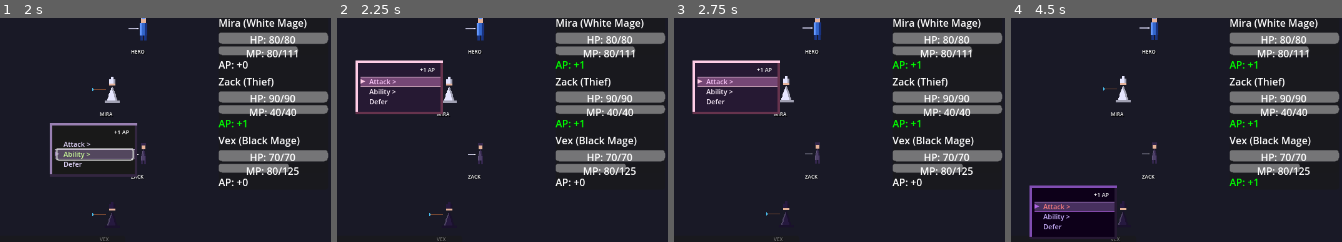
Above: before the commit, frames 1-4 (left to right).
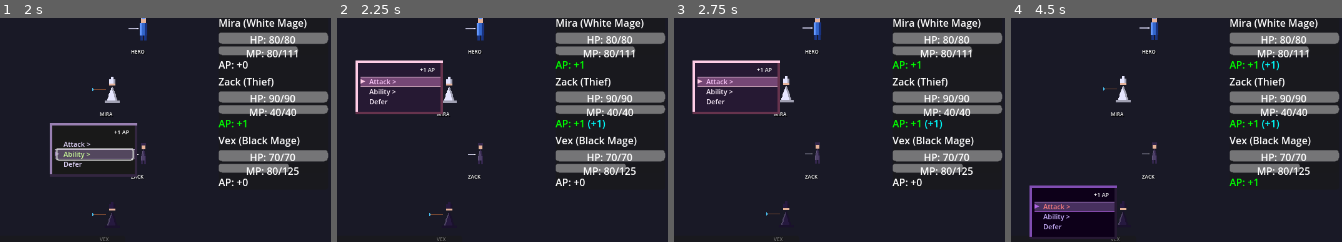
Above: after the commit, the same moments.

Repository: struktured-labs/cowardly-irregular
Game: Godot game, scene res://src/GameLoop.tscn
The game is run twice, just before and just after one commit, with the same random seed, the same clock (stepped at 60 frames per second) and the same inputs.
Inputs (mouse positions are % of the whole screen's width and height, from its top left):
- Up to frame 1 (2 s): click (64, 49) at 0.52 s; click (64, 51) at 1.27 s
- Up to frame 2 (2.25 s): click (64, 54) at 2.02 s
- Up to frame 3 (2.75 s): no input
- Up to frame 4 (4.5 s): click (60, 35) at 2.77 s; click (60, 37) at 3.52 s; click (60, 40) at 4.27 s
The pictures show only the part of the screen within x 50-100%, y 21-71%; the shares and areas given below are measured in that part.

Frame 1 is identical in both runs. In frame 2, less than 0.1% of the frame differs, in the area x 75-81%, y 45-50%; in frame 3, less than 0.1%; in frame 4, 0.2%, in the area x 75-81%, y 19-50%.
Error in both runs: Cannot call method 'stop' on a previously freed instance. (res://src/ui/Win98Menu.gd:647)

Commit message:
Polish CTB battle UI and fix menu cleanup
- Show committed AP cost on side party widget:
  - Defer: "AP: +1 (+1)" in cyan (keeping natural gain)
  - Attack/ability/item: "AP: +1 (-1)" in gray
  - Advance: "AP: +1 (-4)" for multi-action commits
- Fix L button defer from submenus (emit from root)
- Fix menu not closing on go-back (call force_close)
- Fix force_close to hide immediately and recurse properly
- Clean up menus on battle end and restart
- Add debug output for go-back AP tracking

🤖 Generated with [Claude Code](https://claude.com/claude-code)

Co-Authored-By: Claude Opus 4.5 <noreply@anthropic.com>

Diff:
--- a/src/battle/BattleManager.gd
+++ b/src/battle/BattleManager.gd
@@ -336,6 +336,7 @@
 				break
 
 		current_combatant = prev_combatant
+		print("Going back to %s (AP: %d)" % [prev_combatant.combatant_name, prev_combatant.current_ap])
 		found_player = true
 		break
 
--- a/src/battle/BattleScene.gd
+++ b/src/battle/BattleScene.gd
@@ -721,24 +721,46 @@
 
 		var ap_value = member.current_ap
 
-		# Check if this member is currently selecting and has queued actions
+		# Check if this member is currently selecting and has queued actions in menu
 		var queued_count = 0
+		var committed_count = 0
 		var is_current_selecting = (member == BattleManager.current_combatant and
 			BattleManager.current_state == BattleManager.BattleState.PLAYER_SELECTING and
 			active_win98_menu and is_instance_valid(active_win98_menu))
 		if is_current_selecting:
 			queued_count = active_win98_menu.get_queue_count()
 
+		# Check for committed actions in BattleManager.pending_actions
+		var is_deferring = false
+		for action in BattleManager.pending_actions:
+			if action.get("combatant") == member:
+				if action.get("type") == "advance":
+					# Advance has multiple sub-actions
+					var sub_actions = action.get("actions", [])
+					committed_count = sub_actions.size()
+				elif action.get("type") in ["attack", "ability", "item"]:
+					committed_count = 1
+				elif action.get("type") == "defer":
+					# Defer keeps the +1 natural gain
+					is_deferring = true
+				break
+
 		if ap_label is RichTextLabel:
 			# Ensure BBCode is enabled
 			ap_label.bbcode_enabled = true
 
 			var status_text: String
 			if queued_count > 0:
-				# Show pending AP change: "AP: +1→-2 [3]"
+				# Currently selecting with queue: "AP: +1→-2 [3]"
 				var new_ap = ap_value - queued_count
 				var new_color = "yellow" if new_ap >= 0 else "orange"
 				status_text = "[color=%s]AP: %+d[/color][color=%s]→%+d[/color] [color=aqua][%d][/color]" % [ap_color, ap_value, new_color, new_ap, queued_count]
+			elif is_deferring:
+				# Deferring keeps +1 natural gain: "AP: +1 (+1)"
+				status_text = "[color=%s]AP: %+d[/color] [color=cyan](+1)[/color]" % [ap_color, ap_value]
+			elif committed_count > 0:
+				# Already committed actions: "AP: +1 (-4)"
+				status_text = "[color=%s]AP: %+d[/color] [color=gray](-%d)[/color]" % [ap_color, ap_value, committed_count]
 			else:
 				status_text = "[color=%s]AP: %+d[/color]" % [ap_color, ap_value]
 
@@ -758,6 +780,10 @@
 			if queued_count > 0:
 				var new_ap = ap_value - queued_count
 				ap_label.text = "AP: %+d→%+d [%d]" % [ap_value, new_ap, queued_count]
+			elif is_deferring:
+				ap_label.text = "AP: %+d (+1)" % ap_value
+			elif committed_count > 0:
+				ap_label.text = "AP: %+d (-%d)" % [ap_value, committed_count]
 			else:
 				ap_label.text = "AP: %+d" % ap_value
 
@@ -1167,6 +1193,11 @@
 
 func _on_battle_ended(victory: bool) -> void:
 	"""Handle battle end"""
+	# Clean up any open menus
+	if active_win98_menu and is_instance_valid(active_win98_menu):
+		active_win98_menu.queue_free()
+		active_win98_menu = null
+
 	if victory:
 		log_message("\n[color=lime]=== VICTORY ===[/color]")
 		log_message("[color=gray]Press ENTER to continue...[/color]")
@@ -1206,6 +1237,11 @@
 
 func _restart_battle() -> void:
 	"""Restart the battle"""
+	# Clean up any stray menus
+	if active_win98_menu and is_instance_valid(active_win98_menu):
+		active_win98_menu.queue_free()
+		active_win98_menu = null
+
 	# Clear old enemies
 	for enemy in test_enemies:
 		if is_instance_valid(enemy):
--- a/src/ui/Win98Menu.gd
+++ b/src/ui/Win98Menu.gd
@@ -771,23 +771,29 @@
 
 
 func force_close() -> void:
-	"""Force close the menu tree, even root menus"""
+	"""Force close this menu and all submenus immediately"""
 	# Prevent double-close
 	if _is_closing:
 		return
 	_is_closing = true
 
-	# Clean up our own target highlight first
+	# Hide immediately (queue_free happens at end of frame)
+	hide()
+
+	# Clean up target highlight
 	_cleanup_target_highlight()
 
+	# Recursively close submenus first
 	if submenu and is_instance_valid(submenu):
-		submenu.queue_free()
+		submenu.force_close()
 		submenu = null
-	if parent_menu and is_instance_valid(parent_menu):
-		parent_menu.force_close()
-	else:
+
+	# If we're root, emit signal
+	if is_root_menu:
 		menu_closed.emit()
-		queue_free()
+
+	# Free this menu
+	queue_free()
 
 
 func _cleanup_target_highlight() -> void:
@@ -827,14 +833,15 @@
 
 func _handle_defer_input() -> void:
 	"""Handle L button - undo last queued action, or defer if no queue"""
-	if _queued_actions.size() > 0:
-		# Undo last queued action
+	var root = _get_root_menu()
+	if root._queued_actions.size() > 0:
+		# Undo last queued action (from any menu depth)
 		_undo_last_action()
 	else:
-		# No actions queued - emit defer signal
+		# No actions queued - emit defer signal from root (where it's connected)
 		_play_defer_sound()
-		defer_requested.emit()
-		_close_entire_tree()
+		root.defer_requested.emit()
+		root._close_entire_tree()
 
 
 func _queue_current_action(item: Dictionary) -> void:
@@ -1064,6 +1071,8 @@
 					# At root with no queue - go back to previous player
 					_play_cancel_sound()
 					go_back_requested.emit()
+					# Close this menu immediately
+					force_close()
 				get_viewport().set_input_as_handled()
 			KEY_RIGHT:
 				# For left-expanding: RIGHT goes back to parent
@@ -1139,6 +1148,8 @@
 			# At root with no queue - go back to previous player
 			_play_cancel_sound()
 			go_back_requested.emit()
+			# Close this menu immediately
+			force_close()
 		get_viewport().set_input_as_handled()
 
 	# Root menus don't close on click outside
